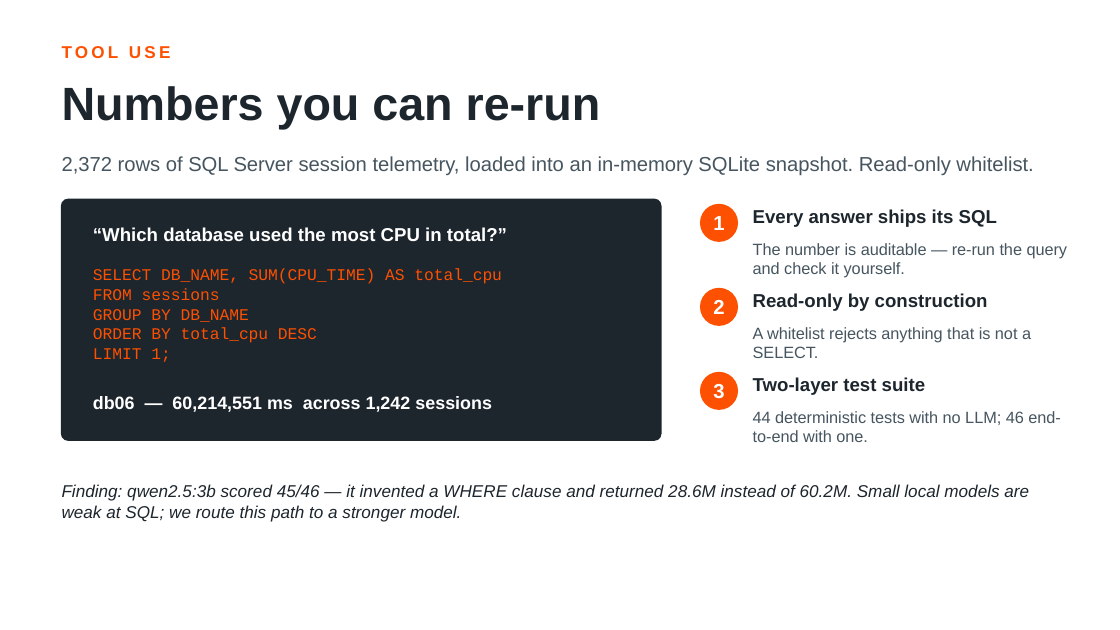
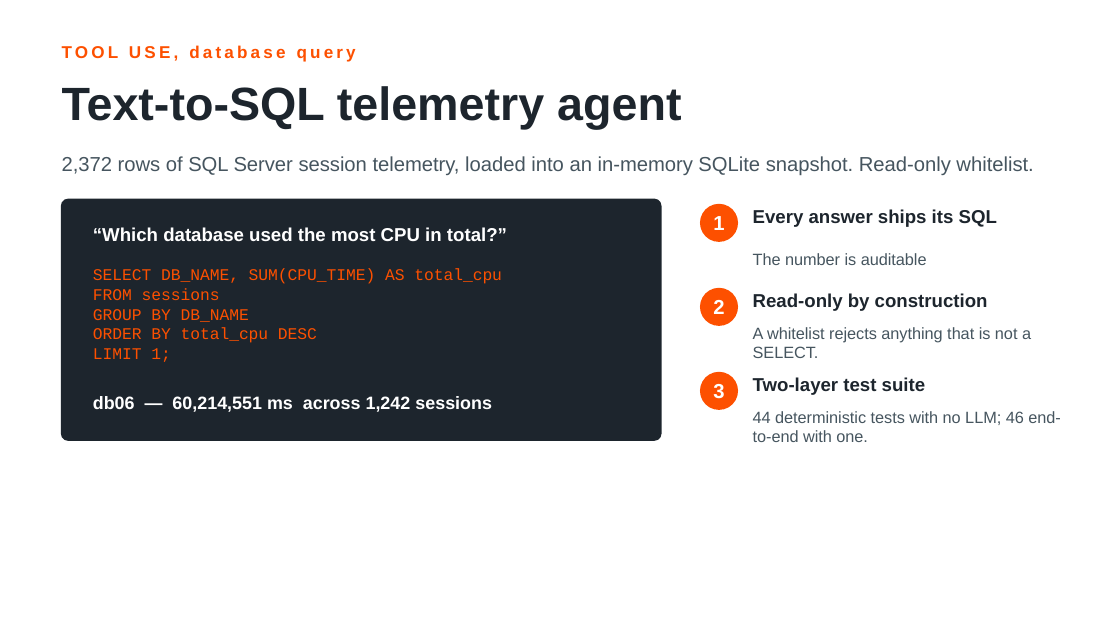
Before and after one commit to hongofc/database-knowledge-assistant, a slide deck: slide 6 of Database_Knowledge_Assistant.pptx. Drawn at 1120x630 pixels with LibreOffice and Linux fonts; fonts in the diff are those of the drawing. Boxes give left, top, right and bottom in pixels: in the first picture for what was removed or moved away, otherwise in the second. Text is boxed around its words. In the diff, an @@ line names an element or a change of style, - is before the commit and + after.

```diff
--- a/Database_Knowledge_Assistant.pptx
+++ b/Database_Knowledge_Assistant.pptx
@@ text at (62, 45, 356, 62): text changed @@
-TOOL USE
+TOOL USE, database query
@@ text at (62, 86, 681, 129): text changed @@
-Numbers you can re-run
+Text-to-SQL telemetry agent
@@ text at (753, 253, 927, 265): text changed @@
-The number is auditable — re-run the query and check it yourself.
+The number is auditable
@@ text removed at (62, 484, 1029, 522) @@
-Finding: qwen2.5:3b scored 45/46 — it invented a WHERE clause and returned 28.6M instead of 60.2M. Small local models are weak at SQL; we route this path to a stronger model.
```
Also in this commit, not shown: 8 other slides changed.
